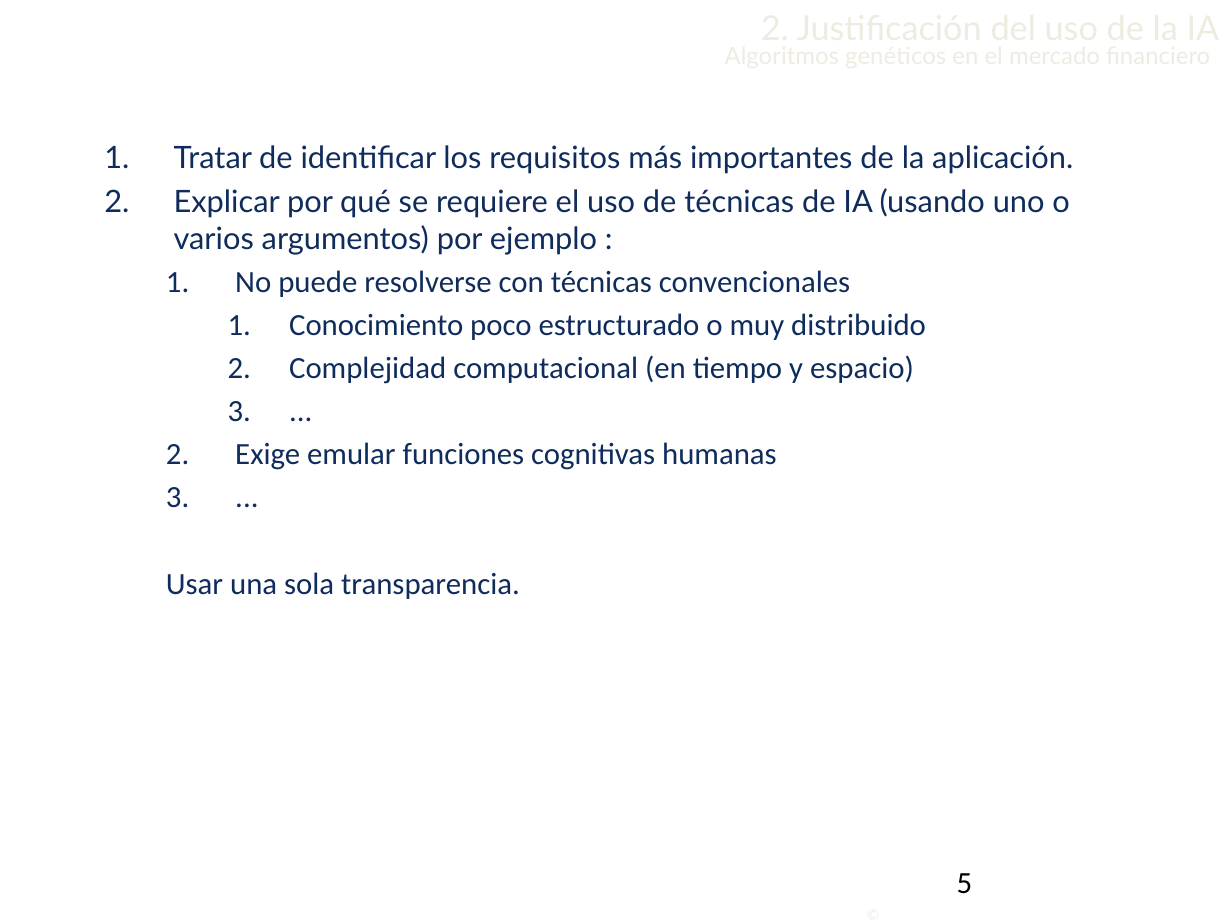
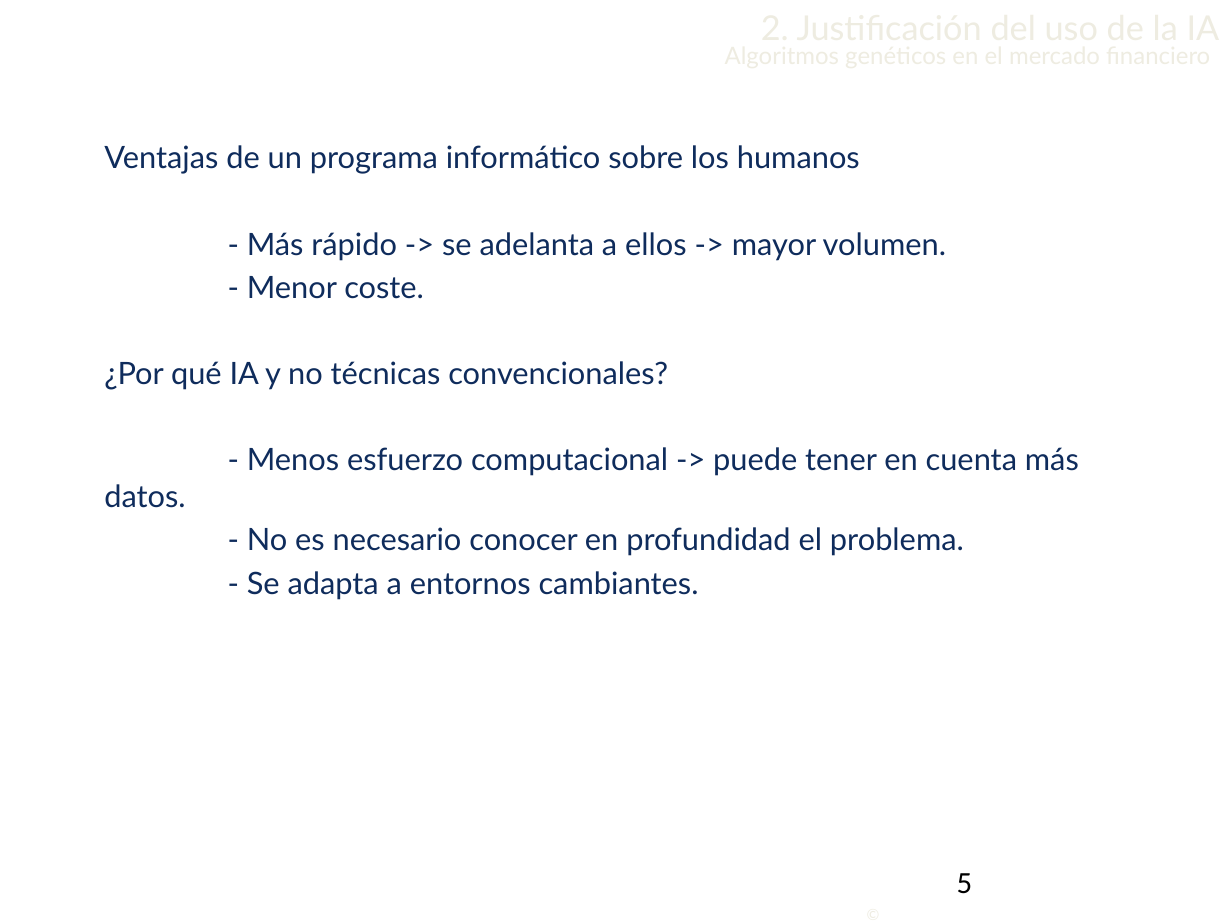
Before and after one commit to Lothar94/Inteligencia-Artificial, a slide deck: slide 5 of Practica1/PresentacionlA.pptx. Drawn at 1232x924 pixels with LibreOffice and Linux fonts; fonts in the diff are those of the drawing; background and template pictures are left out. Boxes give left, top, right and bottom in pixels: in the first picture for what was removed or moved away, otherwise in the second. Text is boxed around its words. In the diff, an @@ line names an element or a change of style, - is before the commit and + after.

```diff
--- a/Practica1/PresentacionlA.pptx
+++ b/Practica1/PresentacionlA.pptx
@@ text at bbox=[104, 145, 1079, 600]: text changed; font Calibri to Lato @@
-1. Tratar de identificar los requisitos más importantes de la aplicación.
-2. Explicar por qué se requiere el uso de técnicas de IA (usando uno o varios argumentos) por ejemplo :
-  1. No puede resolverse con técnicas convencionales
-    1. Conocimiento poco estructurado o muy distribuido
-    2. Complejidad computacional (en tiempo y espacio)
-    3. ...
-  2. Exige emular funciones cognitivas humanas
-  3. ...
-  Usar una sola transparencia.
+Ventajas de un programa informático sobre los humanos
+- Más rápido -> se adelanta a ellos -> mayor volumen.
+- Menor coste.
+¿Por qué IA y no técnicas convencionales?
+- Menos esfuerzo computacional -> puede tener en cuenta más datos.
+- No es necesario conocer en profundidad el problema.
+- Se adapta a entornos cambiantes.
```
Also in this commit, not shown: 3 other slides changed, 2 other files.
